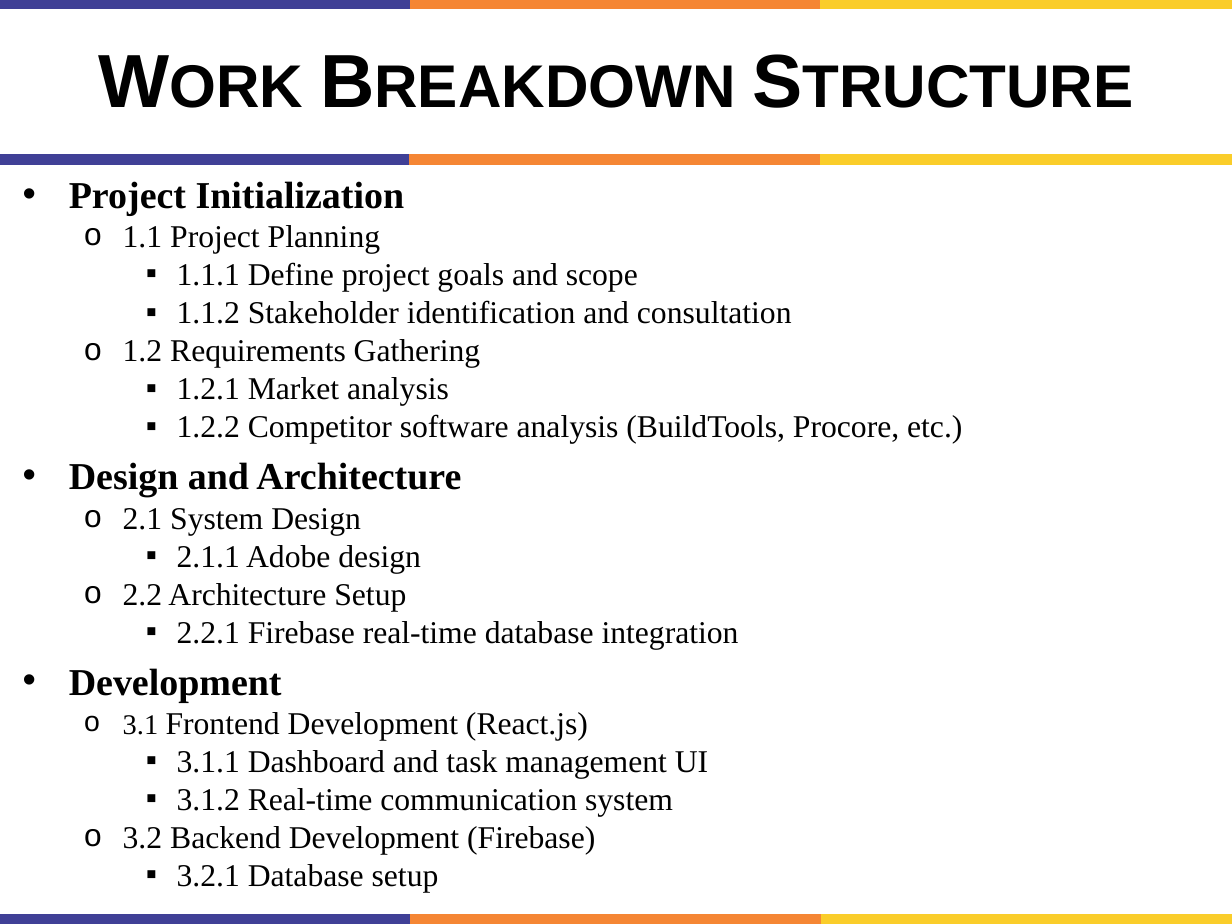
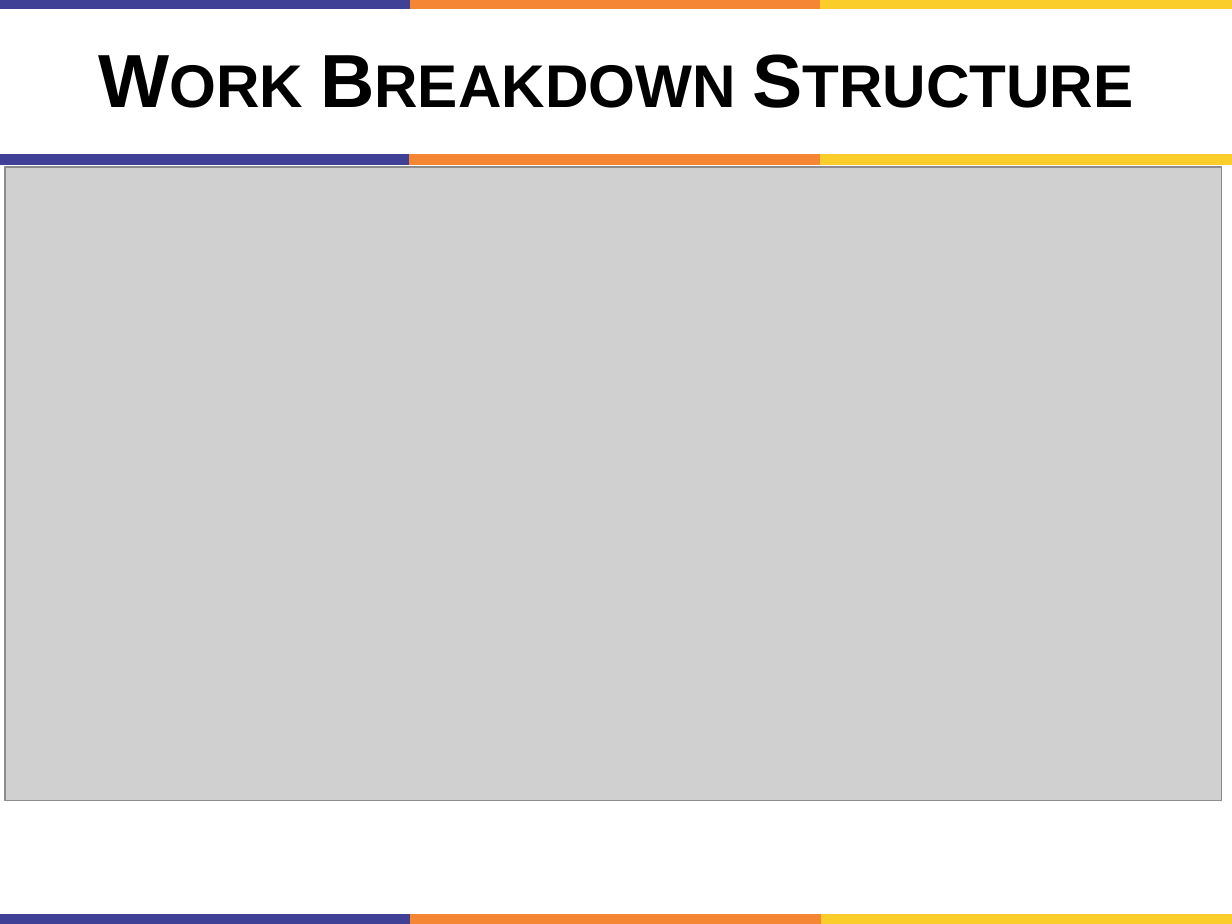
Before and after one commit to engineershoaibakhter/University-Courses, a slide deck: slide 15 of My 7th Semester/FYP/FYP PPT.pptx. Drawn at 1232x924 pixels with LibreOffice and Linux fonts; fonts in the diff are those of the drawing; grey boxes stand for pictures. Boxes give left, top, right and bottom in pixels: in the first picture for what was removed or moved away, otherwise in the second. Text is boxed around its words. In the diff, an @@ line names an element or a change of style, - is before the commit and + after.

```diff
--- a/My 7th Semester/FYP/FYP PPT.pptx
+++ b/My 7th Semester/FYP/FYP PPT.pptx
@@ picture added at <box>5,168,1222,801</box> @@
@@ text removed at <box>69,181,962,892</box> @@
-• Project Initialization
-  o 1.1 Project Planning
-    ▪ 1.1.1 Define project goals and scope
-    ▪ 1.1.2 Stakeholder identification and consultation
-  o 1.2 Requirements Gathering
-    ▪ 1.2.1 Market analysis
-    ▪ 1.2.2 Competitor software analysis (BuildTools, Procore, etc.)
-• Design and Architecture
-  o 2.1 System Design
-    ▪ 2.1.1 Adobe design
-  o 2.2 Architecture Setup
-    ▪ 2.2.1 Firebase real-time database integration
-• Development
-  o 3.1 Frontend Development (React.js)
-    ▪ 3.1.1 Dashboard and task management UI
-    ▪ 3.1.2 Real-time communication system
-  o 3.2 Backend Development (Firebase)
-    ▪ 3.2.1 Database setup
```
Also in this commit, not shown: 4 other slides changed, 2 slides added, 3 slides removed, 1 other file.
